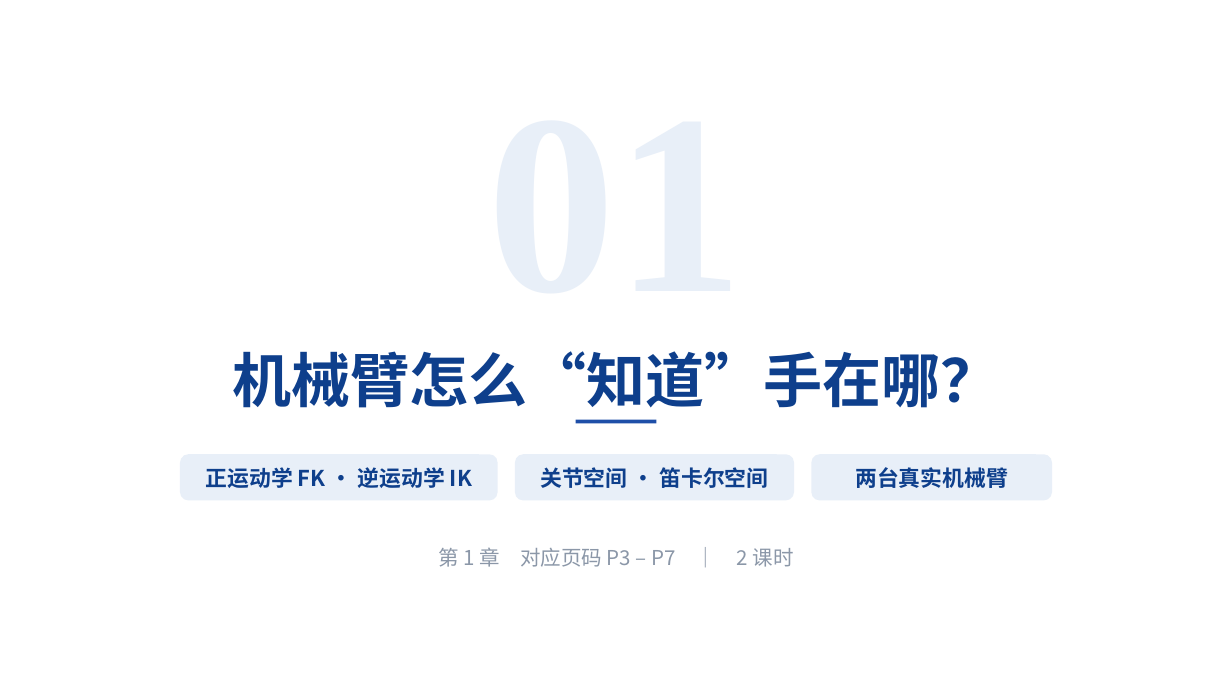
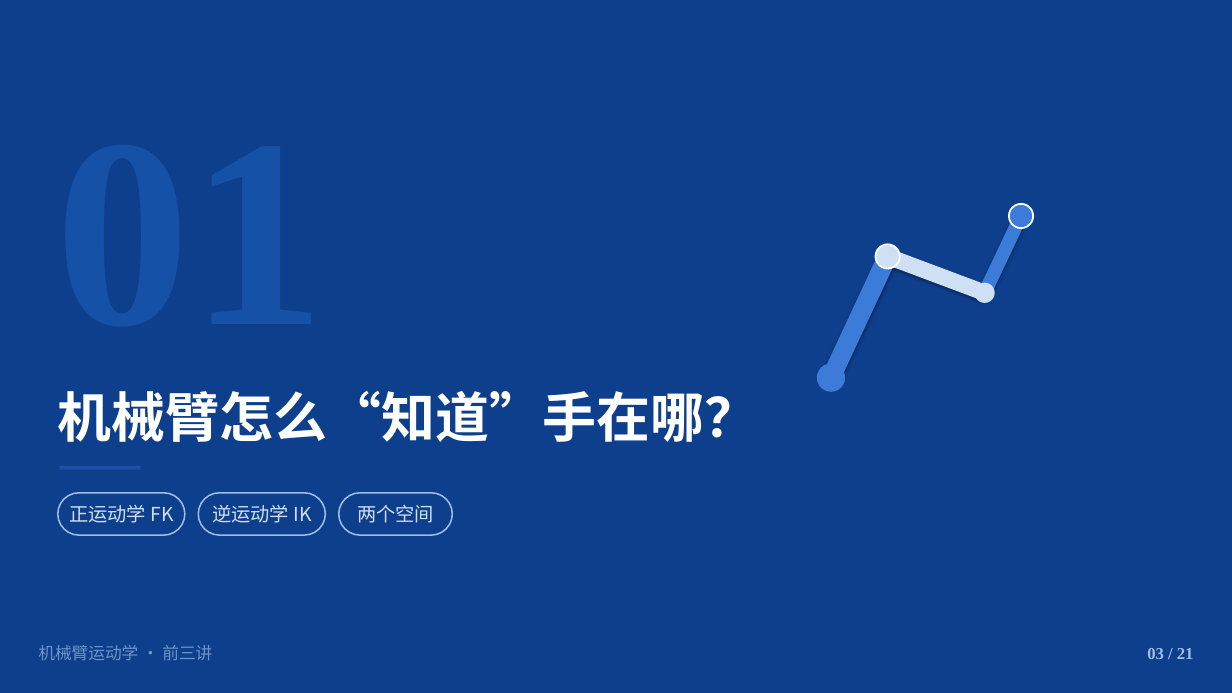
Before and after one commit to AlionFan/arm-kinematics-course, a slide deck: slide 3 of ppt/机械臂运动学-前三讲/机械臂运动学-前三讲.pptx. Drawn at 1232x693 pixels with LibreOffice and Linux fonts; fonts in the diff are those of the drawing. Boxes give left, top, right and bottom in pixels: in the first picture for what was removed or moved away, otherwise in the second. Text is boxed around its words. In the diff, an @@ line names an element or a change of style, - is before the commit and + after.

```diff
--- a/ppt/机械臂运动学-前三讲/机械臂运动学-前三讲.pptx
+++ b/ppt/机械臂运动学-前三讲/机械臂运动学-前三讲.pptx
@@ rectangle added at bbox=[0, 0, 1232, 693], fill #0E3F8C @@
@@ ellipse added at bbox=[1009, 204, 1033, 228], fill #3D7BD9, outline #FFFFFF 1.4 pt @@
@@ line added from (985, 293) to (1021, 216), #3D7BD9 10.5 pt @@
@@ line added from (831, 378) to (888, 256), #3D7BD9 14.7 pt @@
@@ ellipse added at bbox=[875, 244, 899, 268], fill #CFE0F5, outline #FFFFFF 1.4 pt @@
@@ line added from (888, 256) to (985, 293), #CFE0F5 12.6 pt @@
@@ ellipse added at bbox=[975, 283, 995, 303], fill #CFE0F5 @@
@@ text "机械臂怎么“知道”手在哪？": place and size @@
-text "机械臂怎么“知道”手在哪？" at bbox=[233, 351, 1000, 408]
+text "机械臂怎么“知道”手在哪？" at bbox=[58, 391, 759, 442]
@@ text "机械臂怎么“知道”手在哪？" at bbox=[58, 391, 759, 442]: size 46 to 42 pt, text colour #0E3F8C to #FFFFFF; alignment centre to left @@
@@ ellipse added at bbox=[817, 363, 846, 392], fill #3D7BD9 @@
@@ rectangle: place and size @@
-rectangle at bbox=[576, 420, 657, 423]
+rectangle at bbox=[60, 466, 141, 470]
@@ text removed at bbox=[540, 467, 768, 488] @@
-关节空间 · 笛卡尔空间
@@ rounded rectangle: place and size @@
-rounded rectangle at bbox=[180, 455, 498, 501]
+rounded rectangle at bbox=[57, 493, 185, 535]
@@ text at bbox=[69, 505, 173, 523]: text changed; size 17 to 15 pt; text colour #0E3F8C to #CFE0F5; bold off @@
-正运动学 FK · 逆运动学 IK
+正运动学 FK
@@ fill #E8EFF8 to none; outline none to #9FBEE6 1.2 pt; proportions changed in 3 elements at bbox=[57, 493, 185, 535], bbox=[339, 493, 453, 535], bbox=[199, 493, 326, 535] @@
@@ rounded rectangle: place and size @@
-rounded rectangle at bbox=[515, 455, 794, 501]
+rounded rectangle at bbox=[199, 493, 326, 535]
@@ text added at bbox=[212, 505, 311, 523], 15 pt, text #CFE0F5 @@
+逆运动学 IK
@@ rounded rectangle: place and size @@
-rounded rectangle at bbox=[811, 455, 1052, 501]
+rounded rectangle at bbox=[339, 493, 453, 535]
@@ text at bbox=[357, 505, 434, 523]: text changed; size 17 to 15 pt; text colour #0E3F8C to #CFE0F5; bold off @@
-两台真实机械臂
+两个空间
@@ text removed at bbox=[438, 548, 794, 567] @@
-第 1 章 对应页码 P3 – P7 ｜ 2 课时
@@ text added at bbox=[38, 645, 212, 660], 13 pt, text #6E95C8 @@
+机械臂运动学 · 前三讲
@@ text added at bbox=[1147, 648, 1194, 659], 13 pt, text #9FBEE6, bold @@
+03 / 21
```
Also in this commit, not shown: 6 other slides changed, 14 slides added, 14 slides removed, 35 other files.
